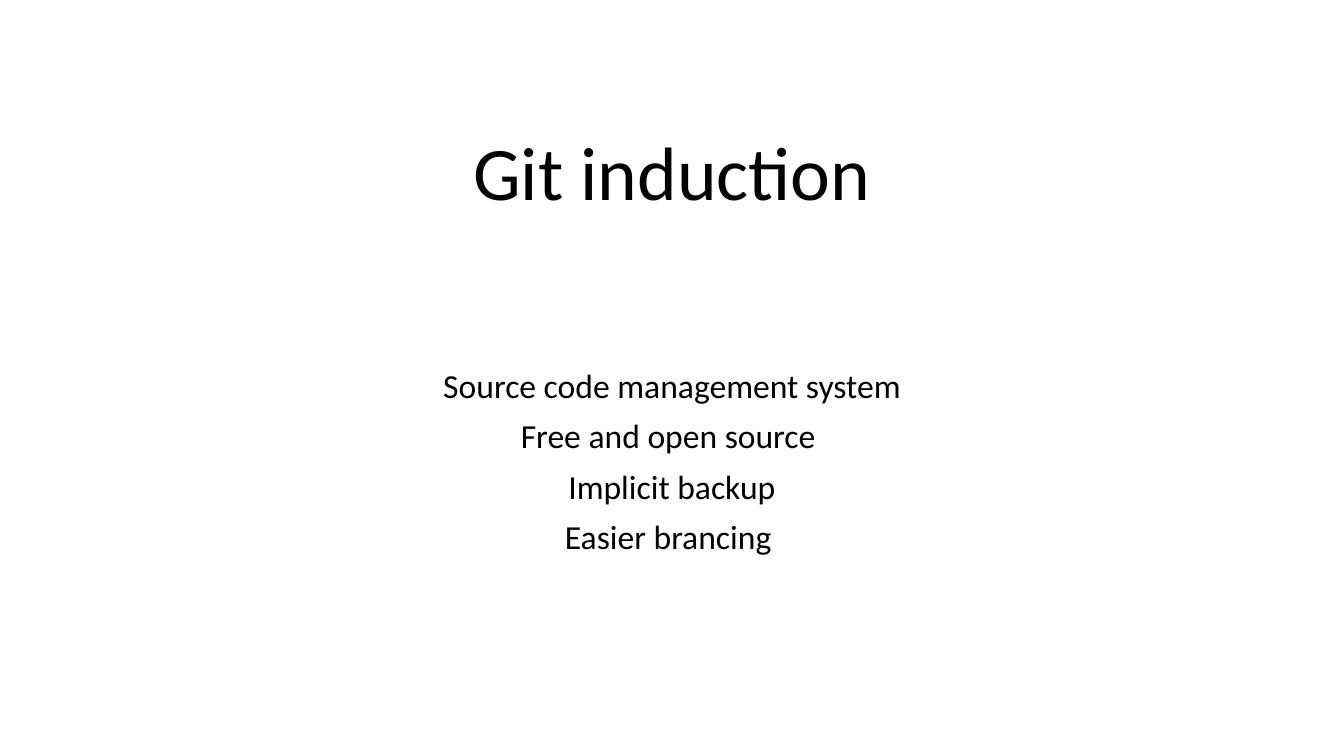
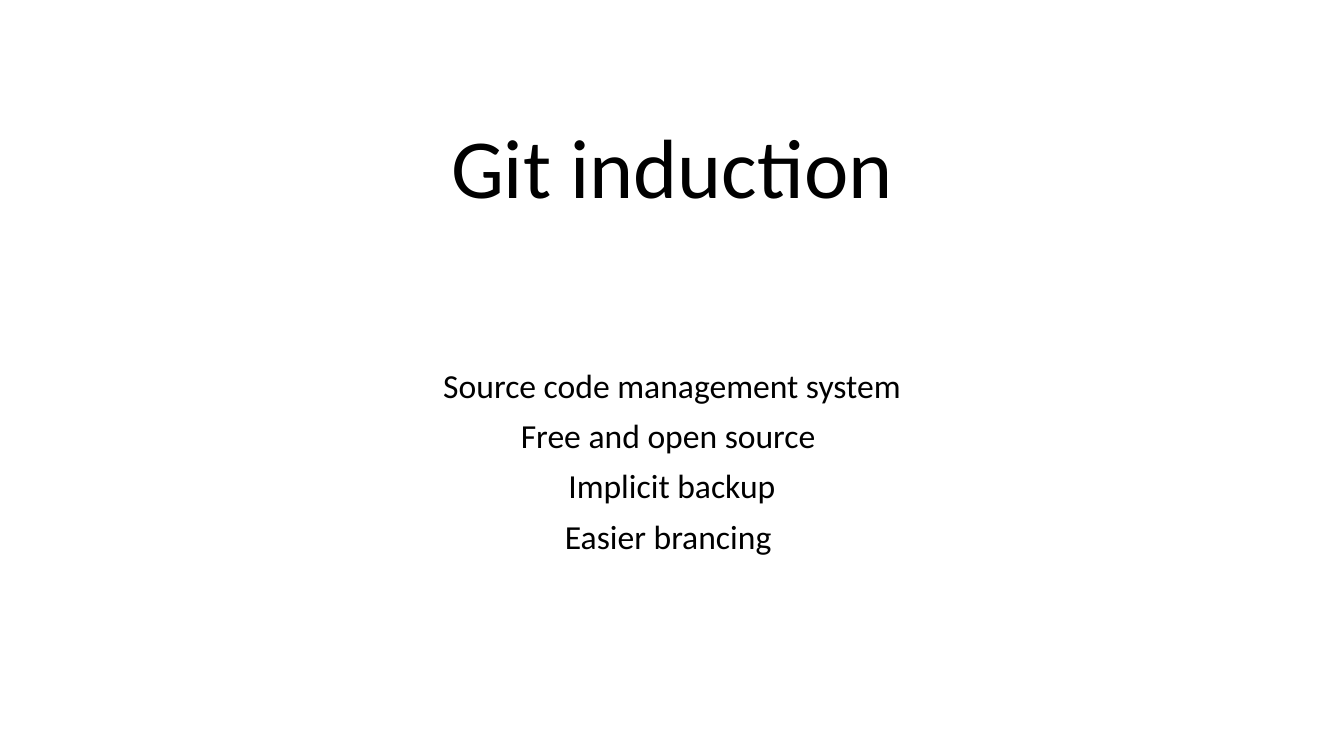
Before and after one commit to dhrutikaila/demouse, a slide deck: slide 1 of Git induction.pptx. Drawn at 1344x756 pixels with LibreOffice and Linux fonts; fonts in the diff are those of the drawing. Boxes give left, top, right and bottom in pixels: in the first picture for what was removed or moved away, otherwise in the second. Text is boxed around its words. In the diff, an @@ line names an element or a change of style, - is before the commit and + after.

```diff
--- a/Git induction.pptx
+++ b/Git induction.pptx
@@ text "Git induction" at (451,139,892,199): size 54 to 60 pt @@
```
Also in this commit, not shown: 2 other slides changed, 4 slides added.
